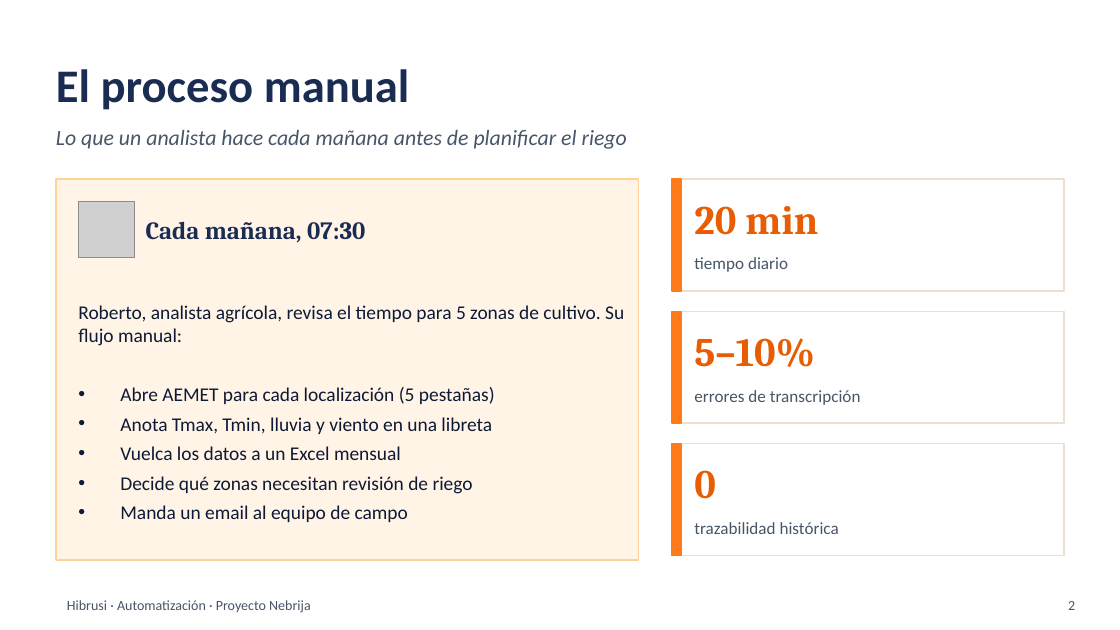
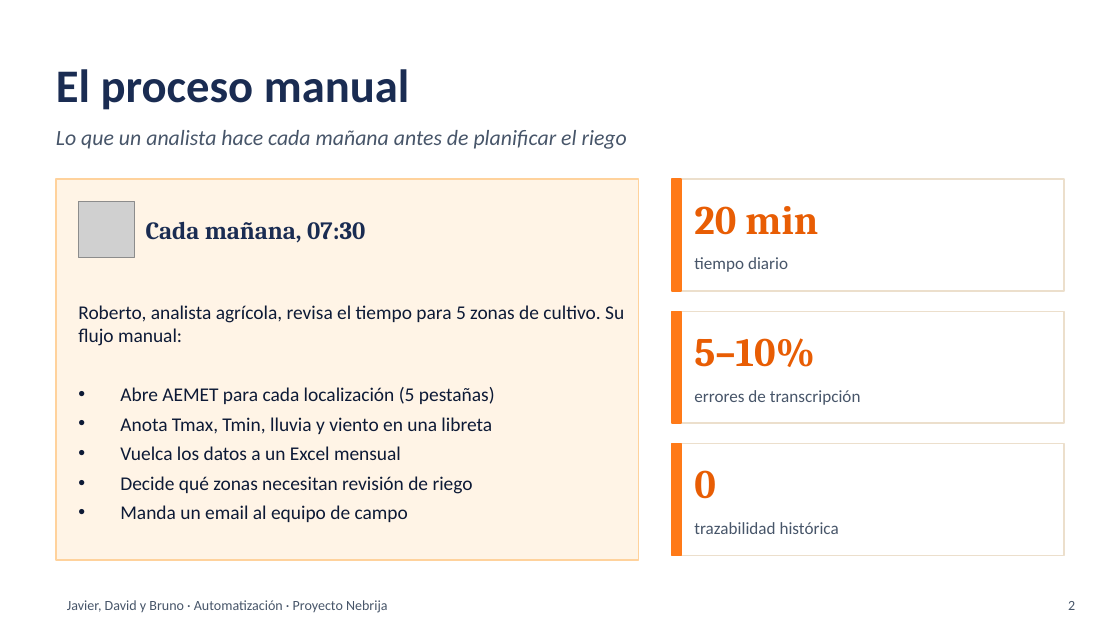
Before and after one commit to SubJ22/Clima_Automatizacion, a slide deck: slide 2 of presentacion.pptx. Drawn at 1120x630 pixels with LibreOffice and Linux fonts; fonts in the diff are those of the drawing; grey boxes stand for pictures. Boxes give left, top, right and bottom in pixels: in the first picture for what was removed or moved away, otherwise in the second. Text is boxed around its words. In the diff, an @@ line names an element or a change of style, - is before the commit and + after.

```diff
--- a/presentacion.pptx
+++ b/presentacion.pptx
@@ text at <box>67,600,388,613</box>: text changed @@
-Hibrusi · Automatización · Proyecto Nebrija
+Javier, David y Bruno · Automatización · Proyecto Nebrija
```
Also in this commit, not shown: 9 other slides changed, 1 slide added.
